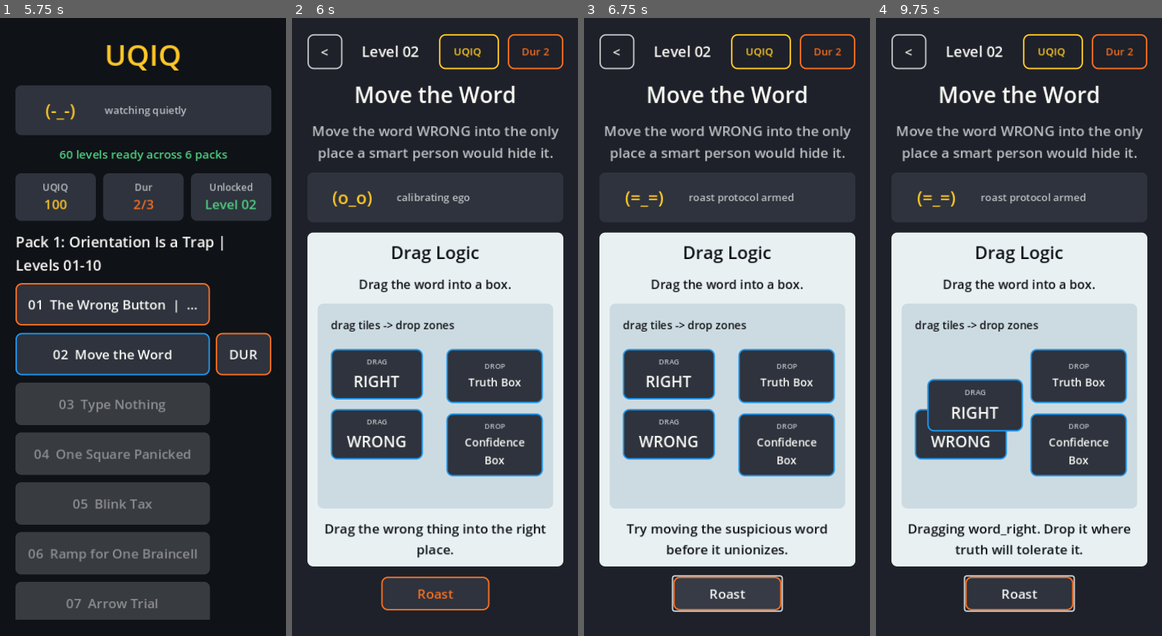
Above: before the commit, frames 1-4 (left to right).
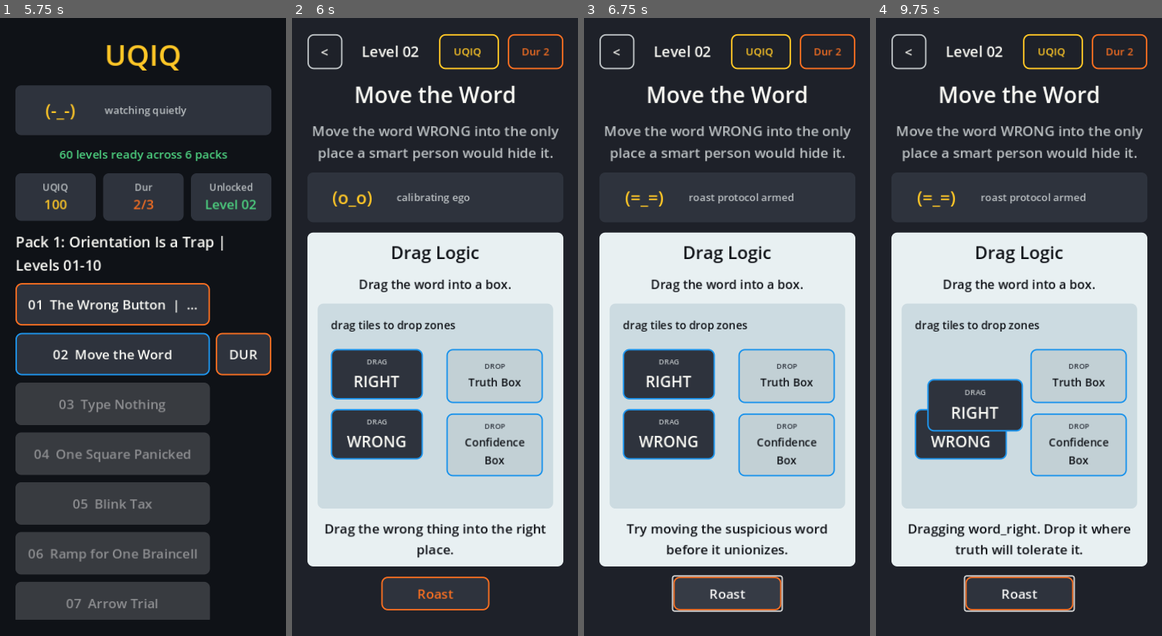
Above: after the commit, the same moments.

Repository: scwlkr/UQIQ
Game: Godot game, scene res://scenes/Main.tscn
Two runs of this game, one before a commit and one after it. Both use one fixed random seed, a clock stepped at 60 frames per second and the inputs below.
Inputs (mouse positions are in pixels of both pictures, inside the frame that each line leads up to):
- Up to frame 1 (5.75 s): click "01 The Wrong Button" at 0.5 s; click "<" at 1.25 s; click "DUR" at 2 s; click "01 The Wrong Button | DUR'D -…" at 2.75 s; click "<" at 3.5 s; click "01 The Wrong Button | DUR'D -…" at 4.25 s; click "<" at 5 s
- Up to frame 2 (6 s): click "02 Move the Word" at 5.75 s
- Up to frame 3 (6.75 s): click "Roast" at 6.5 s
- Up to frame 4 (9.75 s): click "Roast" at 7.25 s; click "Roast" at 8 s; tap Enter at 8.75 s; move the mouse to (1081, 296) at 8.77 s; click (1081, 296) at 8.92 s; tap Space at 9.5 s; drag from (961, 357) to (1004, 450) at 9.52 s

Frame 1 is identical in both runs. In frame 2, 6.1% of the frame differs, in the area x 31-88%, y 48-74%; in frame 3, 6.1%; in frame 4, 6.1%.

Commit message:
Recess drag drop slots

Diff:
--- a/scripts/main.gd
+++ b/scripts/main.gd
@@ -1010,7 +1010,7 @@
 	playfield.add_theme_stylebox_override("panel", _flat_box(COLOR_PLAYFIELD, 8))
 	stage_box.add_child(playfield)
 
-	var hint := _new_label("drag tiles -> drop zones", 15, COLOR_INK)
+	var hint := _new_label("drag tiles to drop zones", 15, COLOR_INK)
 	hint.position = Vector2(18, 16)
 	hint.size = Vector2(260, 28)
 	hint.horizontal_alignment = HORIZONTAL_ALIGNMENT_LEFT
@@ -1565,7 +1565,7 @@
 	zone.custom_minimum_size = Vector2(132, 74)
 	zone.size = zone.custom_minimum_size
 	zone.mouse_filter = Control.MOUSE_FILTER_PASS
-	zone.add_theme_stylebox_override("panel", _framed_box(COLOR_PANEL_ALT, COLOR_BLUE, 8))
+	zone.add_theme_stylebox_override("panel", _framed_box(COLOR_PLAYFIELD.darkened(0.05), COLOR_BLUE, 8))
 	zone.set_meta("target_id", str(target.get("id", "")))
 
 	var box := VBoxContainer.new()
@@ -1574,13 +1574,13 @@
 	box.mouse_filter = Control.MOUSE_FILTER_IGNORE
 	zone.add_child(box)
 
-	var action_label := _new_label("DROP", 10, COLOR_MUTED)
+	var action_label := _new_label("DROP", 10, COLOR_PANEL_ALT)
 	action_label.autowrap_mode = TextServer.AUTOWRAP_OFF
 	action_label.text_overrun_behavior = TextServer.OVERRUN_TRIM_ELLIPSIS
 	action_label.mouse_filter = Control.MOUSE_FILTER_IGNORE
 	box.add_child(action_label)
 
-	var label := _new_label(str(target.get("label", "Target")), 15, COLOR_TEXT)
+	var label := _new_label(str(target.get("label", "Target")), 15, COLOR_INK)
 	label.vertical_alignment = VERTICAL_ALIGNMENT_CENTER
 	label.mouse_filter = Control.MOUSE_FILTER_IGNORE
 	box.add_child(label)
@@ -1713,7 +1713,7 @@
 			continue
 
 		var is_hovered := str(target_id) == _drag_hover_target_id
-		var color := COLOR_YELLOW.darkened(0.16) if is_hovered else COLOR_PANEL_ALT
+		var color := COLOR_YELLOW.darkened(0.16) if is_hovered else COLOR_PLAYFIELD.darkened(0.05)
 		var border_color := COLOR_YELLOW if is_hovered else COLOR_BLUE
 		zone.add_theme_stylebox_override("panel", _framed_box(color, border_color, 8))
 
Binary file changed: docs/app-store/screenshots/07_drag_logic.png
Not shown, changed: docs/RELEASE_STATUS.md
